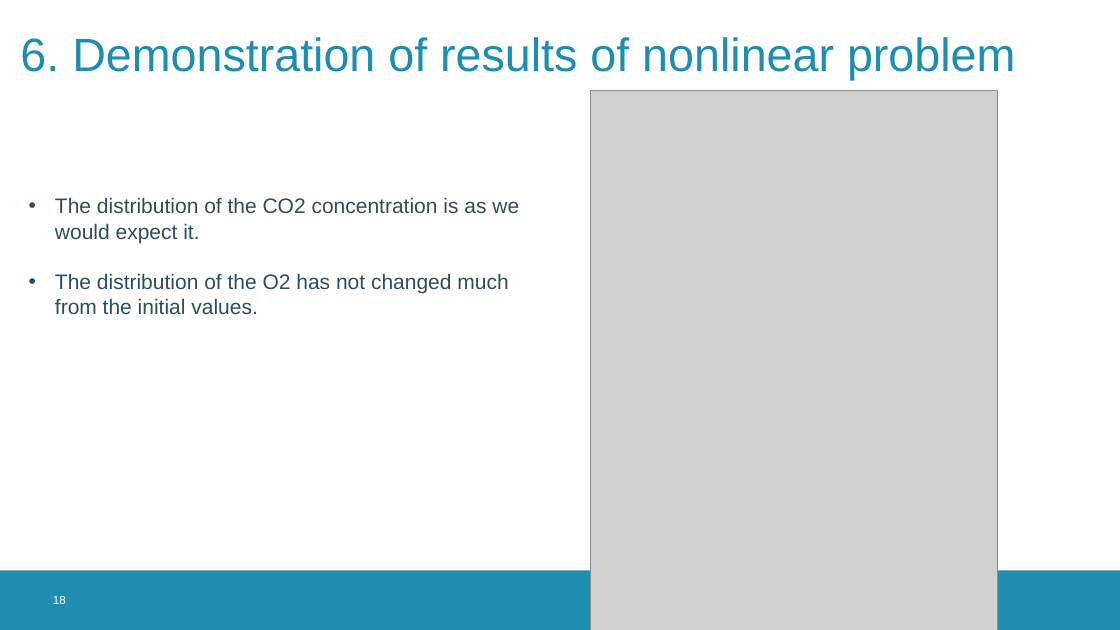
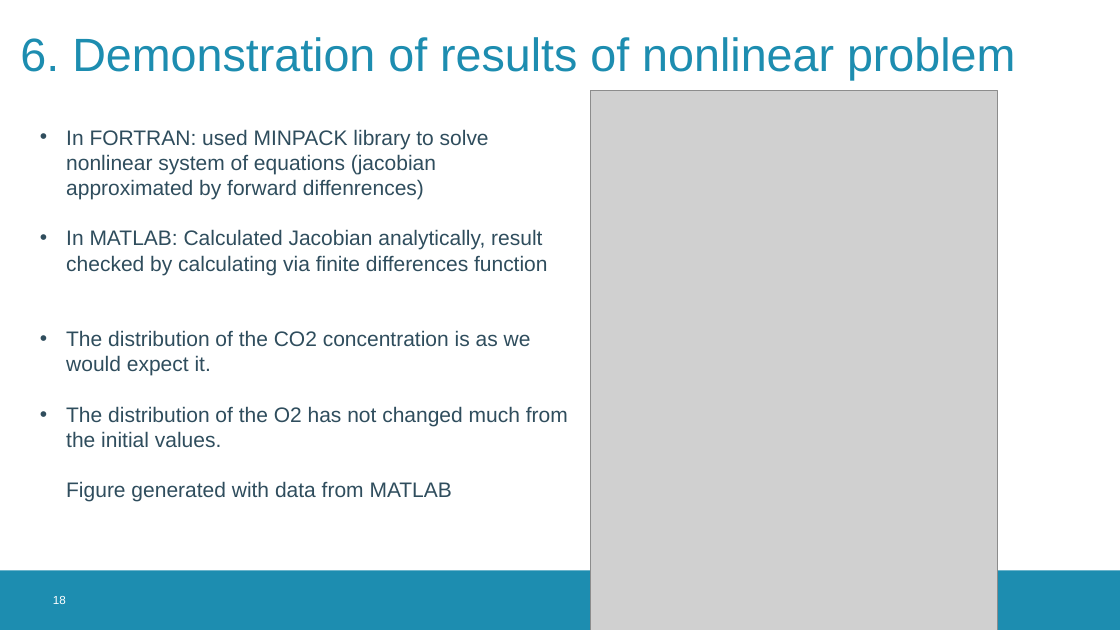
Before and after one commit to MichielDeKoninck/ThePearProject, a slide deck: slide 18 of PearProjectPresentation.pptx. Drawn at 1120x630 pixels with LibreOffice and Linux fonts; fonts in the diff are those of the drawing; grey boxes stand for pictures; background and template pictures are left out. Boxes give left, top, right and bottom in pixels: in the first picture for what was removed or moved away, otherwise in the second. Text is boxed around its words. In the diff, an @@ line names an element or a change of style, - is before the commit and + after.

```diff
--- a/PearProjectPresentation.pptx
+++ b/PearProjectPresentation.pptx
@@ text "In FORTRAN: used MINPACK library ...": place and size @@
-text "In FORTRAN: used MINPACK library ..." at (55,197,519,314)
+text "In FORTRAN: used MINPACK library ..." at (66,129,568,502)
@@ text at (66,129,547,275): paragraphs added @@
+• In FORTRAN: used MINPACK library to solve nonlinear system of equations (jacobian approximated by forward diffenrences)
+• In MATLAB: Calculated Jacobian analytically, result checked by calculating via finite differences function
@@ text at (66,406,568,502): text changed @@
-• The distribution of the O2 has not changed much from the initial values.
+• The distribution of the O2 has not changed much from the initial values.
+  Figure generated with data from MATLAB
```
Also in this commit, not shown: 6 other slides changed, 1 other file.
